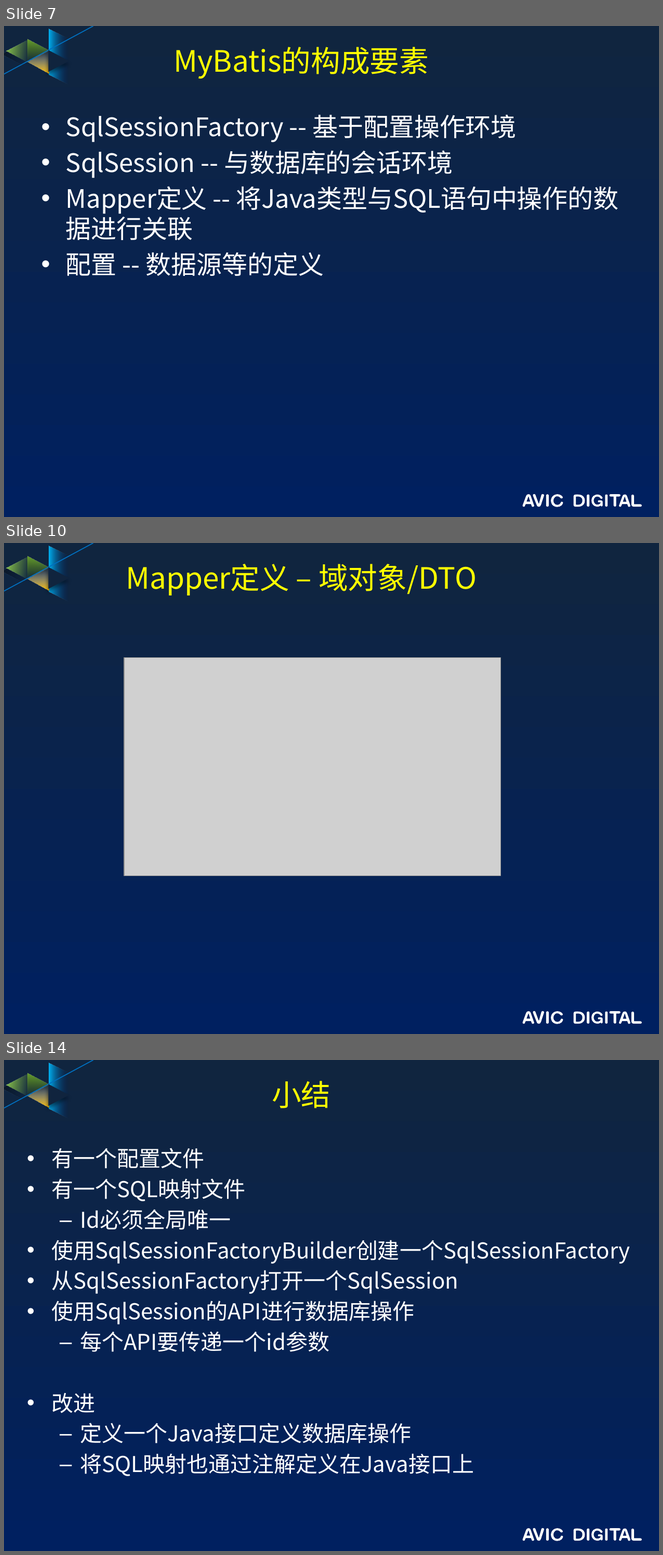
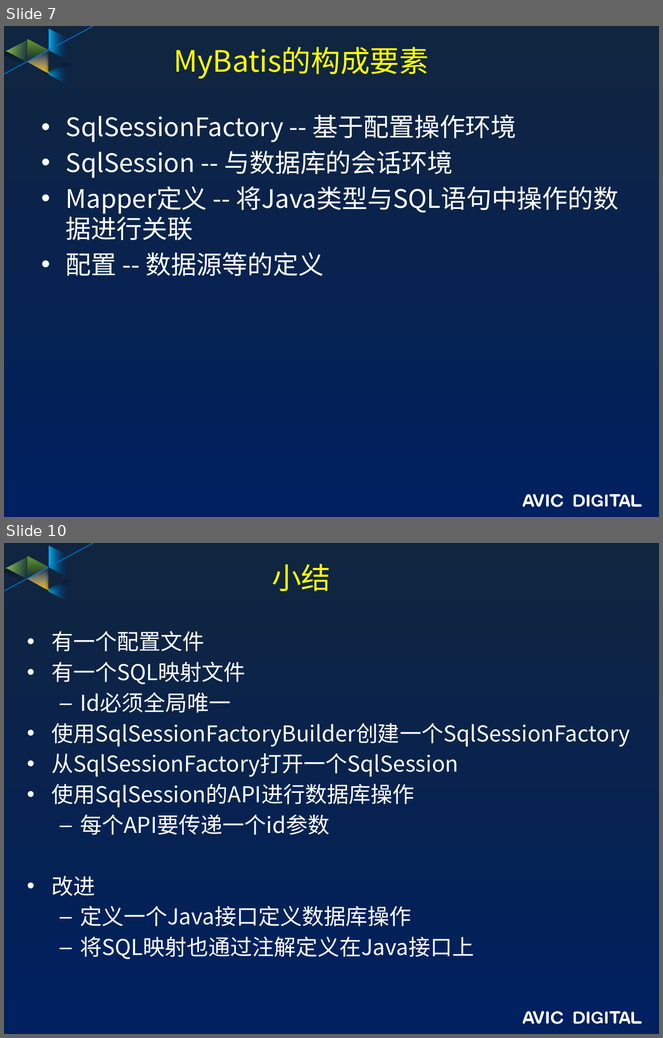
Before and after one commit to guofengzh/java-way, a slide deck: mybatis/docs/mybatis.pptx. Shown one above the other, each under a label of ours: slides 7, 10 and 14 before the commit, slides 7 and 10 after it; the slides between them are not shown. The pictures are 663x1555 and 663x1038 pixels, drawn with LibreOffice and Linux fonts; fonts in the diff are those of the drawing; grey boxes stand for pictures; background and template pictures are left out. Boxes give left, top, right and bottom in pixels: in the first picture for what was removed or moved away, otherwise in the second. Text is boxed around its words. In the diff, an @@ line names an element or a change of style, - is before the commit and + after.

```diff
--- a/mybatis/docs/mybatis.pptx
+++ b/mybatis/docs/mybatis.pptx
@@ slide 10 removed at bbox=[4, 543, 659, 1034], background gradient #10253F to #002060; not listed: 17 template elements that a slide beside it also shows @@
@@ title removed at bbox=[126, 564, 477, 596] @@
-Mapper定义 – 域对象/DTO
@@ picture removed at bbox=[124, 657, 501, 876] @@
@@ what was slide 14 is now slide 10 @@
```
Also in this commit, not shown: 4 slides changed, 1 slide added, 15 other slides removed, 4 other files.
